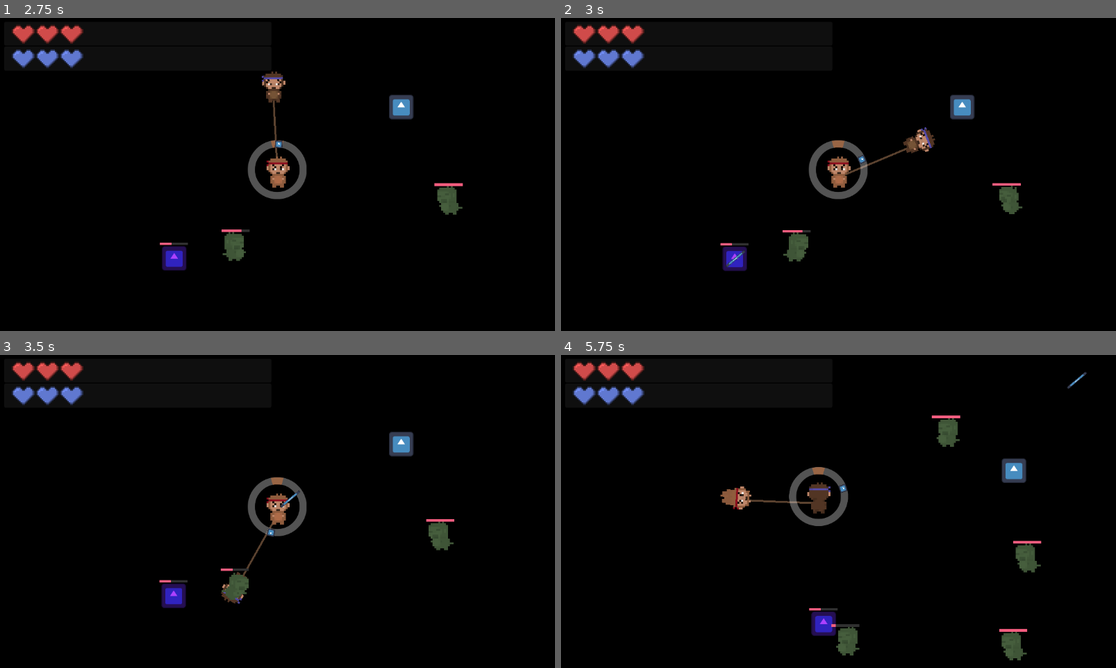
Above: before the commit, frames 1-4 (two rows, left to right).
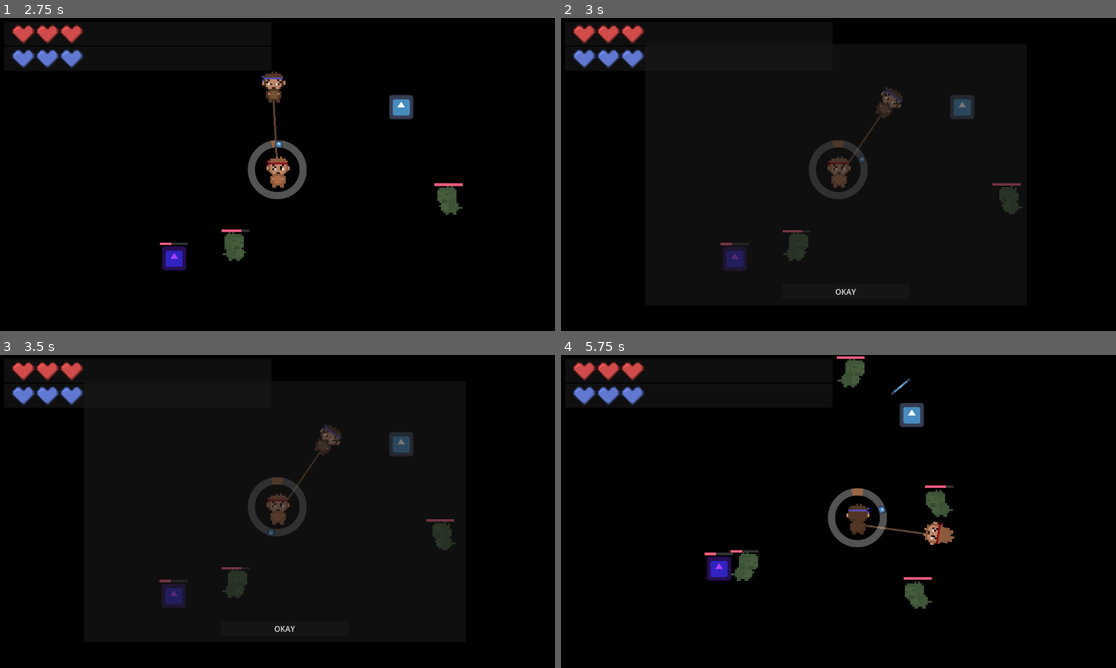
Above: after the commit, the same moments.

Repository: arrowira/cookiejam4
Game: Godot game, scene res://scenes/main.tscn
The game is run twice, just before and just after one commit, with the same random seed, the same clock (stepped at 60 frames per second) and the same inputs. The engine's default icon, where the game draws it, is replaced by a stand-in: a white triangle on a blue panel in a dark square.
Inputs (mouse positions are in pixels of both pictures, inside the frame that each line leads up to):
- Up to frame 1 (2.75 s): tap C (c) at 0.6, 1.55, 2.1 s; tap E (e) at 0.8, 1.35, 2.3 s
- Up to frame 2 (3 s): tap E (e) at 2.85 s
- Up to frame 3 (3.5 s): tap C (c) at 3.05 s
- Up to frame 4 (5.75 s): click (844, 627) at 3.5 s, where only the run after the commit has a clickable "OKAY"; tap K (k) at 4.35 s; tap E (e) at 4.55 s; tap Space (space) at 5.1 s; tap C (c) at 5.3 s

Frame 1 is identical in both runs. In frame 2, 2.9% of the frame differs, in the area x 28-84%, y 22-89%; in frame 3, 2.8%; in frame 4, 6.7%, in the area x 25-95%, y 0-98%.
Error before the commit: Parse Error: Expected indented block after function declaration. (res://scripts/pick_up.gd:10)

Commit message:
enter in and out of upgrade menu logic

Diff:
--- a/cookie-jam-4/scenes/player.tscn
+++ b/cookie-jam-4/scenes/player.tscn
@@ -60,7 +60,30 @@
 offset_bottom = 109.0
 script = ExtResource("4_qlg0r")
 
+[node name="upgradeMenu" type="Control" parent="hud"]
+visible = false
+layout_mode = 3
+anchors_preset = 0
+offset_right = 40.0
+offset_bottom = 40.0
+
+[node name="Panel" type="Panel" parent="hud/upgradeMenu"]
+layout_mode = 0
+offset_left = 176.0
+offset_top = 54.0
+offset_right = 967.0
+offset_bottom = 595.0
+
+[node name="enterB" type="Button" parent="hud/upgradeMenu/Panel"]
+layout_mode = 0
+offset_left = 283.0
+offset_top = 497.0
+offset_right = 548.0
+offset_bottom = 528.0
+text = "OKAY"
+
 [node name="SpeedCircle" parent="." instance=ExtResource("6_tuyoq")]
 
 [connection signal="timeout" from="camera anchor/shaker/shakeCD" to="camera anchor/shaker" method="_on_shake_cd_timeout"]
 [connection signal="timeout" from="camera anchor/shaker/timeCD" to="camera anchor/shaker" method="_on_time_cd_timeout"]
+[connection signal="button_down" from="hud/upgradeMenu/Panel/enterB" to="." method="_on_enter_b_button_down"]
--- a/cookie-jam-4/scripts/pick_up.gd
+++ b/cookie-jam-4/scripts/pick_up.gd
@@ -8,6 +8,7 @@
 
 
 func open():
+	get_parent().get_node("player").upgrade()
 
 
 # Called every frame. 'delta' is the elapsed time since the previous frame.
--- a/cookie-jam-4/scripts/player.gd
+++ b/cookie-jam-4/scripts/player.gd
@@ -51,6 +51,13 @@
 			$rSpin.global_position = red.global_position
 			$"camera anchor".global_position = red.global_position
 
+func upgrade():
+	frozen = true
+	Engine.time_scale = 0
+	$hud/upgradeMenu.visible = true
+
+
+
 func _physics_process(delta: float) -> void:
 	if !frozen:
 		if anchor == "red":
@@ -92,3 +99,10 @@
 	else:
 		changeBlueSpinSpeed(amt)
 		changeRedSpinSpeed(amt)
+
+
+
+func _on_enter_b_button_down() -> void:
+	frozen = false
+	Engine.time_scale=1
+	$hud/upgradeMenu.visible=false
--- a/cookie-jam-4/scripts/shaker.gd
+++ b/cookie-jam-4/scripts/shaker.gd
@@ -21,9 +21,10 @@
 	cam.position_smoothing_speed = 20
 
 func _physics_process(delta: float) -> void:
-	if t != 0:
+	if t > 0:
 		t-=1
-	else:
+	elif t == 0:
+		t-=1
 		Engine.time_scale = 1
 		get_parent().get_parent().frozen=false
 
